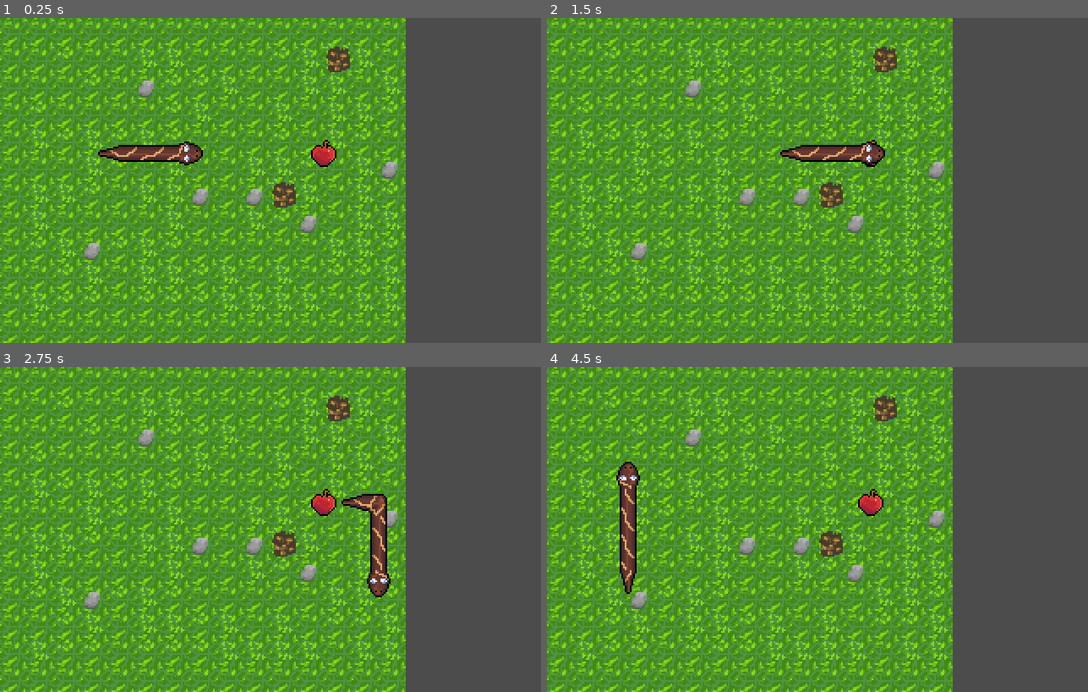
Above: before the commit, frames 1-4 (two rows, left to right).
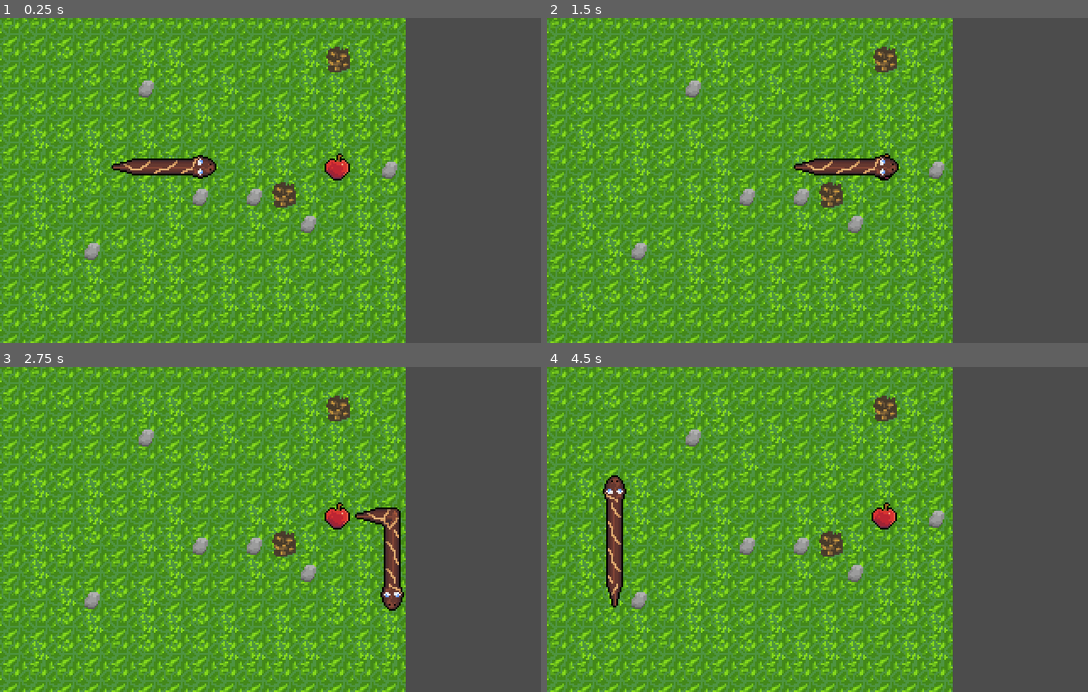
Above: after the commit, the same moments.

Repository: lukeshiner/snake_godot
Game: Godot game, scene res://world/World.tscn
Same seed, same stepped clock (60 frames per second), same inputs: the game is played once before the commit and once after it.
Inputs:
- Up to frame 1 (0.25 s): no input
- Up to frame 2 (1.5 s): hold D (right) 0.53-1.28 s; hold S (down) from 1.28 s (still down)
- Up to frame 3 (2.75 s): release S (down) at 2.03 s; hold D (right) from 2.03 s (still down)
- Up to frame 4 (4.5 s): release D (right) at 2.78 s; hold W (up) 2.78-3.53 s; hold A (left) from 3.53 s (still down)

The runs differ from the first frame. In frame 1, 2.2% of the frame differs, in the area x 18-65%, y 37-50%; in frame 2, 1.7%; in frame 3, 2.5%; in frame 4, 2.7%, in the area x 10-65%, y 29-74%.

Commit message:
fix: Fix snake edge offset

Diff:
--- a/apple/Apple.tscn
+++ b/apple/Apple.tscn
@@ -11,6 +11,8 @@
 
 [node name="Sprite" type="Sprite" parent="."]
 texture = ExtResource( 1 )
+centered = false
 
 [node name="CollisionShape2D" type="CollisionShape2D" parent="."]
+position = Vector2( 8, 8 )
 shape = SubResource( 1 )
--- a/snake/SnakeBody.tscn
+++ b/snake/SnakeBody.tscn
@@ -10,10 +10,12 @@
 script = ExtResource( 1 )
 
 [node name="SnakeSectionSprite" parent="." instance=ExtResource( 2 )]
+centered = false
 
 [node name="Area2D" type="Area2D" parent="SnakeSectionSprite"]
 collision_layer = 5
 collision_mask = 12
 
 [node name="CollisionShape2D" type="CollisionShape2D" parent="SnakeSectionSprite/Area2D"]
+position = Vector2( 8, 8 )
 shape = SubResource( 1 )
--- a/snake/SnakeHead.gd
+++ b/snake/SnakeHead.gd
@@ -72,19 +72,19 @@
 func wrap_world():
 	var exited_direction = playArea.exited_direction(head.global_position)
 	if exited_direction == Vector2.RIGHT:
-		head.global_position.x = playArea.left.global_position.x + sprite_size
+		head.global_position.x = playArea.left.global_position.x
 		moved_from = head.global_position
 		moved_from.x -= sprite_size
 	elif exited_direction == Vector2.LEFT:
-		head.global_position.x = playArea.right.global_position.x - sprite_size
+		head.global_position.x = playArea.right.global_position.x
 		moved_from = head.global_position
 		moved_from.x += sprite_size
 	elif exited_direction == Vector2.UP:
-		head.global_position.y = playArea.bottom.global_position.y - sprite_size
+		head.global_position.y = playArea.bottom.global_position.y
 		moved_from = head.global_position
 		moved_from.y += sprite_size
 	elif exited_direction == Vector2.DOWN:
-		head.global_position.y = playArea.top.global_position.y + sprite_size
+		head.global_position.y = playArea.top.global_position.y
 		moved_from = head.global_position
 		moved_from.y -= sprite_size
 	else:
--- a/snake/SnakeHead.tscn
+++ b/snake/SnakeHead.tscn
@@ -14,12 +14,14 @@
 autostart = true
 
 [node name="SnakeSectionSprite" parent="." instance=ExtResource( 2 )]
+centered = false
 
 [node name="Area2D" type="Area2D" parent="SnakeSectionSprite"]
 collision_layer = 2
 collision_mask = 12
 
 [node name="CollisionShape2D" type="CollisionShape2D" parent="SnakeSectionSprite/Area2D"]
+position = Vector2( 8, 8 )
 shape = SubResource( 1 )
 [connection signal="timeout" from="Timer" to="." method="_on_Timer_timeout"]
 [connection signal="area_entered" from="SnakeSectionSprite/Area2D" to="." method="_on_Area2D_area_entered"]
